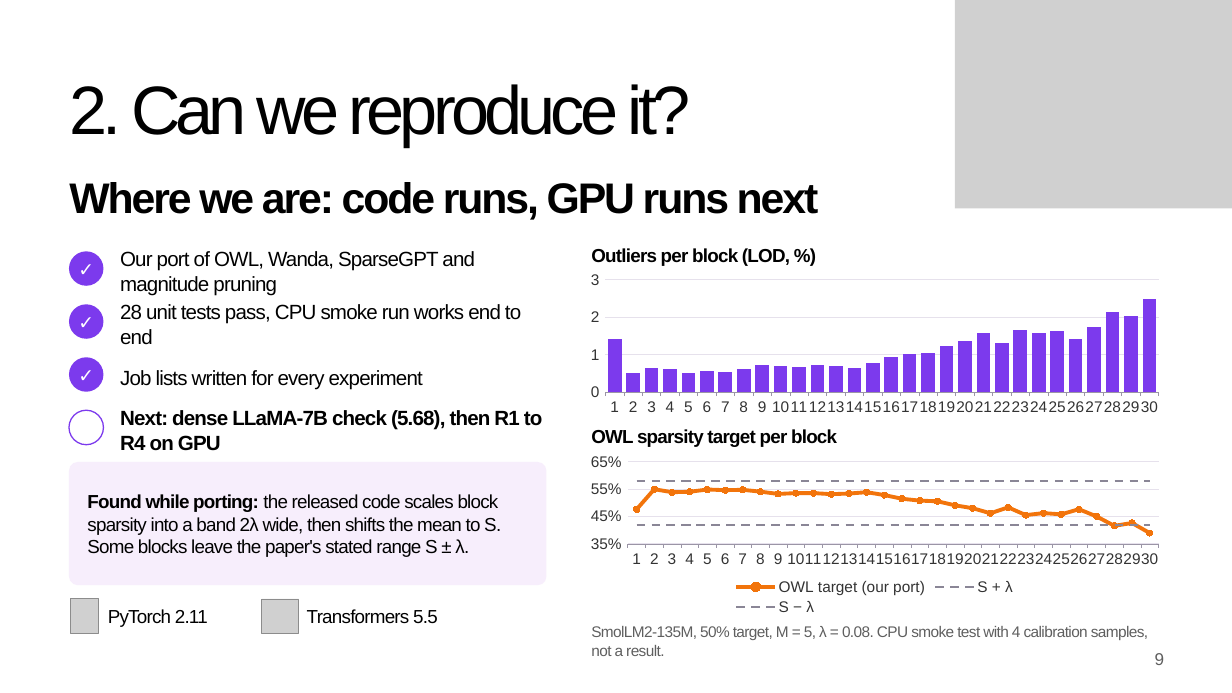
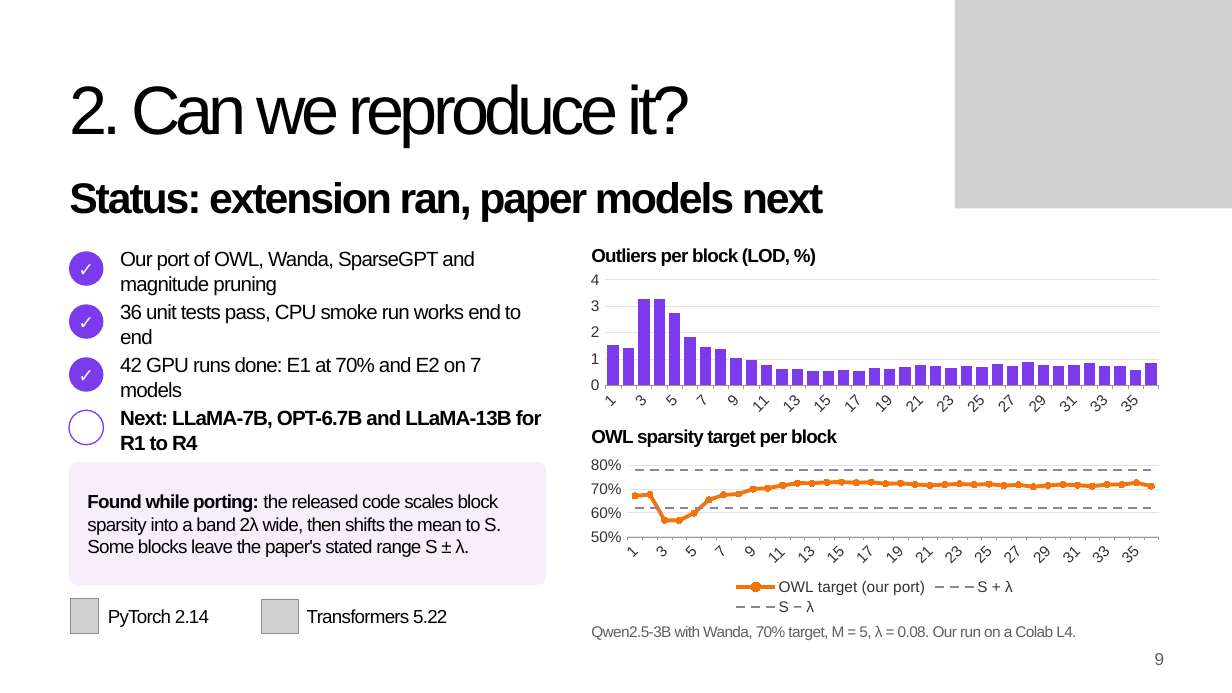
Before and after one commit to khangpt2k6/NLP_CLASS, a slide deck: slide 9 of presentation/ProjectPresentation_TKP-XGHN.pptx. Drawn at 1232x693 pixels with LibreOffice and Linux fonts; fonts in the diff are those of the drawing; grey boxes stand for pictures; background and template pictures are left out. Boxes give left, top, right and bottom in pixels: in the first picture for what was removed or moved away, otherwise in the second. Text is boxed around its words. In the diff, an @@ line names an element or a change of style, - is before the commit and + after.

Commit message:
deck: add e1/e2 results slide w/ real numbers, status + resources updated, build_deck now reads results/ so [__] fills in on rebuild

```diff
--- a/presentation/ProjectPresentation_TKP-XGHN.pptx
+++ b/presentation/ProjectPresentation_TKP-XGHN.pptx
@@ text at <box>69,182,824,222</box>: text changed @@
-Where we are: code runs, GPU runs next
+Status: extension ran, paper models next
@@ column chart at <box>579,268,1170,419</box> @@
-categories: 1, 2, 3, 4, 5, 6, 7, 8, 9, 10, 11, 12, 13, 14, 15, 16, 17, 18, 19, 20, 21, 22, 23, 24, 25, 26, 27, 28, 29, 30
+categories: 1, 2, 3, 4, 5, 6, 7, 8, 9, 10, 11, 12, 13, 14, 15, 16, 17, 18, 19, 20, 21, 22, 23, 24, 25, 26, 27, 28, 29, 30, 31, 32, 33, 34, 35, 36
-Series 1: 1.42, 0.52, 0.65, 0.63, 0.53, 0.56, 0.54, 0.62, 0.73, 0.69, 0.69, 0.74, 0.71, 0.65, 0.78, 0.94, 1.02, 1.05, 1.23, 1.36, 1.59, 1.32, 1.67, 1.58, 1.64, 1.41, 1.73, 2.15, 2.02, 2.47
+Series 1: 1.5, 1.4, 3.3, 3.3, 2.7, 1.8, 1.5, 1.4, 1, 1, 0.8, 0.6, 0.6, 0.6, 0.5, 0.6, 0.5, 0.7, 0.6, 0.7, 0.8, 0.7, 0.7, 0.7, 0.7, 0.8, 0.7, 0.9, 0.8, 0.7, 0.8, 0.8, 0.7, 0.7, 0.6, 0.8
@@ text at <box>120,304,521,345</box>: text changed @@
-28 unit tests pass, CPU smoke run works end to end
+36 unit tests pass, CPU smoke run works end to end
@@ text at <box>120,357,481,398</box>: text changed @@
-Job lists written for every experiment
+42 GPU runs done: E1 at 70% and E2 on 7 models
@@ text at <box>120,410,542,451</box>: text changed @@
-Next: dense LLaMA-7B check (5.68), then R1 to R4 on GPU
+Next: LLaMA-7B, OPT-6.7B and LLaMA-13B for R1 to R4
@@ line chart at <box>579,450,1170,619</box> @@
-categories: 1, 2, 3, 4, 5, 6, 7, 8, 9, 10, 11, 12, 13, 14, 15, 16, 17, 18, 19, 20, 21, 22, 23, 24, 25, 26, 27, 28, 29, 30
+categories: 1, 2, 3, 4, 5, 6, 7, 8, 9, 10, 11, 12, 13, 14, 15, 16, 17, 18, 19, 20, 21, 22, 23, 24, 25, 26, 27, 28, 29, 30, 31, 32, 33, 34, 35, 36
-OWL target (our port): 0.476, 0.55, 0.539, 0.54, 0.548, 0.546, 0.547, 0.541, 0.532, 0.535, 0.535, 0.531, 0.534, 0.539, 0.528, 0.515, 0.508, 0.505, 0.491, 0.48, 0.462, 0.483, 0.455, 0.462, 0.458, 0.476, 0.45, 0.416, 0.426, 0.39
+OWL target (our port): 0.67, 0.68, 0.57, 0.57, 0.6, 0.65, 0.68, 0.68, 0.7, 0.7, 0.71, 0.72, 0.72, 0.73, 0.73, 0.73, 0.73, 0.72, 0.72, 0.72, 0.71, 0.72, 0.72, 0.72, 0.72, 0.71, 0.72, 0.71, 0.71, 0.72, 0.72, 0.71, 0.72, 0.72, 0.73, 0.71
-S + λ: 0.58, 0.58, 0.58, 0.58, 0.58, 0.58, 0.58, 0.58, 0.58, 0.58, 0.58, 0.58, 0.58, 0.58, 0.58, 0.58, 0.58, 0.58, 0.58, 0.58, 0.58, 0.58, 0.58, 0.58, 0.58, 0.58, 0.58, 0.58, 0.58, 0.58
+S + λ: 0.78, 0.78, 0.78, 0.78, 0.78, 0.78, 0.78, 0.78, 0.78, 0.78, 0.78, 0.78, 0.78, 0.78, 0.78, 0.78, 0.78, 0.78, 0.78, 0.78, 0.78, 0.78, 0.78, 0.78, 0.78, 0.78, 0.78, 0.78, 0.78, 0.78, 0.78, 0.78, 0.78, 0.78, 0.78, 0.78
-S − λ: 0.42, 0.42, 0.42, 0.42, 0.42, 0.42, 0.42, 0.42, 0.42, 0.42, 0.42, 0.42, 0.42, 0.42, 0.42, 0.42, 0.42, 0.42, 0.42, 0.42, 0.42, 0.42, 0.42, 0.42, 0.42, 0.42, 0.42, 0.42, 0.42, 0.42
+S − λ: 0.62, 0.62, 0.62, 0.62, 0.62, 0.62, 0.62, 0.62, 0.62, 0.62, 0.62, 0.62, 0.62, 0.62, 0.62, 0.62, 0.62, 0.62, 0.62, 0.62, 0.62, 0.62, 0.62, 0.62, 0.62, 0.62, 0.62, 0.62, 0.62, 0.62, 0.62, 0.62, 0.62, 0.62, 0.62, 0.62
@@ value axis changed @@
@@ text at <box>108,609,209,627</box>: text changed @@
-PyTorch 2.11
+PyTorch 2.14
@@ text at <box>307,609,447,624</box>: text changed @@
-Transformers 5.5
+Transformers 5.22
@@ text at <box>591,626,1076,640</box>: text changed @@
-SmolLM2-135M, 50% target, M = 5, λ = 0.08. CPU smoke test with 4 calibration samples, not a result.
+Qwen2.5-3B with Wanda, 70% target, M = 5, λ = 0.08. Our run on a Colab L4.
```
Also in this commit, not shown: 1 other slide changed, 1 slide added, 2 other files.
